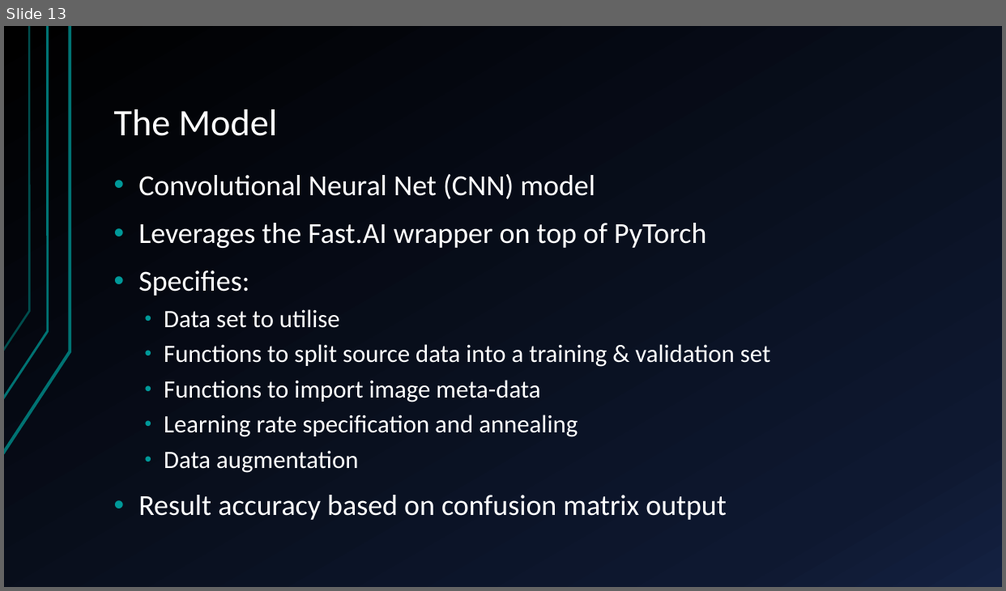
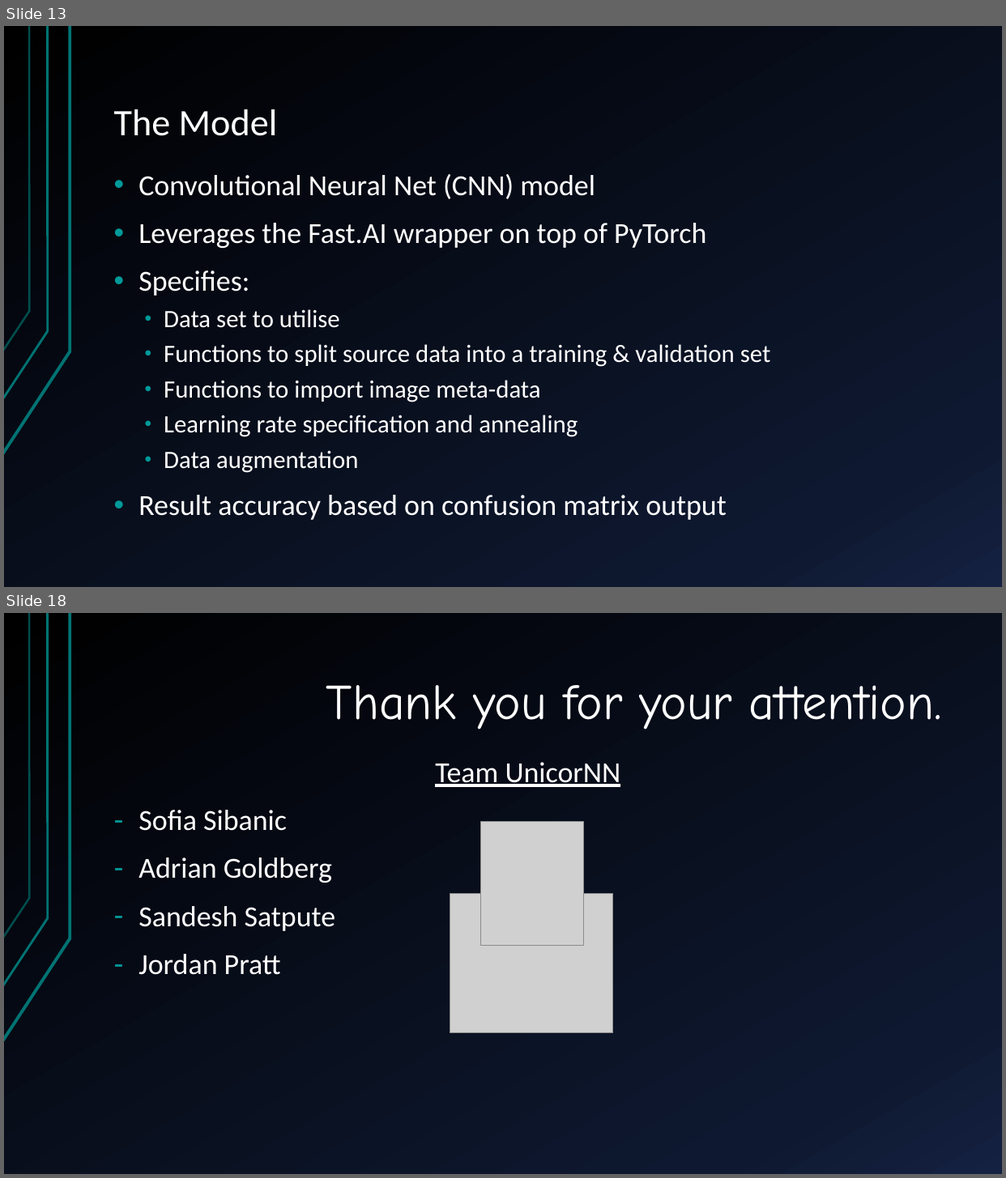
Before and after one commit to sofiary/teamunicornn, a slide deck: Western Power Hack-a-Gig Presentation.pptx. Shown one above the other, each under a label of ours: slide 13 before the commit, slides 13 and 18 after it; the slides between them are not shown. The pictures are 1006x591 and 1006x1178 pixels, drawn with LibreOffice and Linux fonts; fonts in the diff are those of the drawing; grey boxes stand for pictures. Boxes give left, top, right and bottom in pixels: in the first picture for what was removed or moved away, otherwise in the second. Text is boxed around its words. In the diff, an @@ line names an element or a change of style, - is before the commit and + after.

```diff
--- a/Western Power Hack-a-Gig Presentation.pptx
+++ b/Western Power Hack-a-Gig Presentation.pptx
@@ slide 18 added at (4,613,1002,1174), background gradient #000000 to #0F1931 to #142242; not listed: 3 template elements that a slide beside it also shows @@
@@ title added at (326,685,942,730), 48 pt, text #FFFFFF @@
+Thank you for your attention.
@@ text added at (138,762,621,975), 28 pt, text #FFFFFF @@
+Team UnicorNN
+– Sofia Sibanic
+– Adrian Goldberg
+– Sandesh Satpute
+– Jordan Pratt
@@ picture added at (481,822,583,945) @@
@@ picture added at (450,894,613,1033) @@
```
Also in this commit, not shown: 3 slides changed, 4 other slides added, 1 slide removed.
